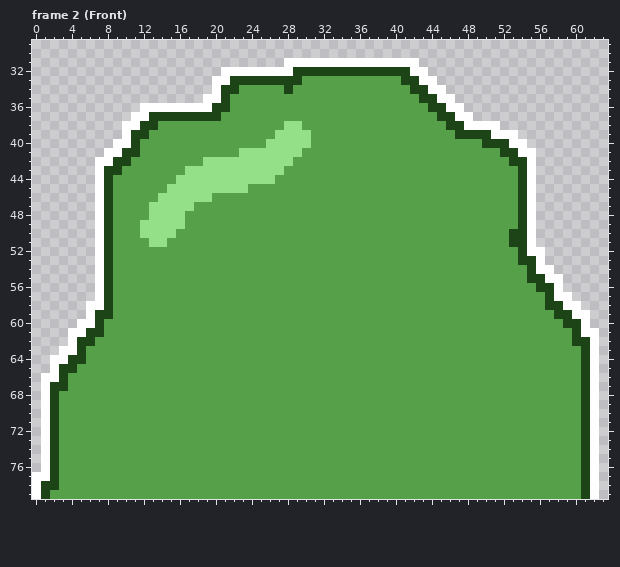
A pixel-art file gets an edit: ElevatorGame/Content/graphics/characters/Slime.aseprite. Above, as it was before the edit.
64x80 pixels, 6 frames. Shown: frame 2 (Front): x 0..63, y 29..79. The commit also changed other frames, which this record leaves out.
Once edited:
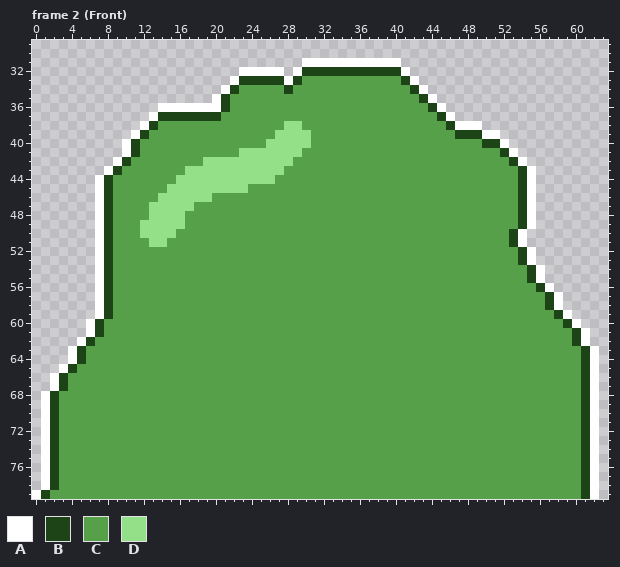
Palette (. is transparent): A #ffffff  B #1c4416  C #55a049  D #94e089
From old to new:
Frame 2 (Front):
y 31: x 28..29 AA -> ..; x 41..42 AA -> ..
y 32: x 21..22 AA -> ..; x 28..29 AB -> .A; x 41..43 BAA -> A..
y 33: x 20..22 AAB -> ..A; x 28 B -> A; x 42..44 BAA -> A..
y 34: x 20..21 AB -> .A; x 43..45 BAA -> A..
y 35: x 19 A -> .; x 44..46 BAA -> A..
y 36: x 12..13 AA -> ..; x 20 B -> A; x 45..47 BAA -> A..
y 37: x 11..13 AAB -> ..A; x 46..48 BAA -> A..
y 38: x 10..12 AAB -> ..A; x 47 B -> A; x 50..51 AA -> ..
y 39: x 10..11 AB -> .A; x 50 B -> A; x 52..53 AA -> ..
y 40: x 9 A -> .; x 52..54 BAA -> A..
y 41: x 8..10 AAB -> ..A; x 53..55 BAA -> A..
y 42: x 7..9 AAB -> ..A; x 54..55 BA -> A.
y 43: x 7..8 AB -> .A
y 50..51: x 54..55 BA -> A.
y 52: x 56 A -> .
y 53: x 55..56 BA -> A.
y 54: x 57 A -> .
y 55: x 56..58 BAA -> A..
y 56: x 57..58 BA -> A.
y 57: x 59 A -> .
y 58: x 6 A -> .; x 58..60 BAA -> A..
y 59: x 6..7 AB -> .A; x 59..61 BAA -> A..
y 60: x 5 A -> .; x 60..61 BA -> A.
y 61: x 4..6 AAB -> ..A; x 62 A -> .
y 62: x 4..5 AB -> .A; x 61..62 BA -> A.
y 63: x 3 A -> .
y 64: x 2..4 AAB -> ..A
y 65: x 2..3 AB -> .A
y 66: x 1 A -> .
y 67: x 1..2 AB -> .A
y 77: x 0 A -> .
y 78: x 0..1 AB -> .A
